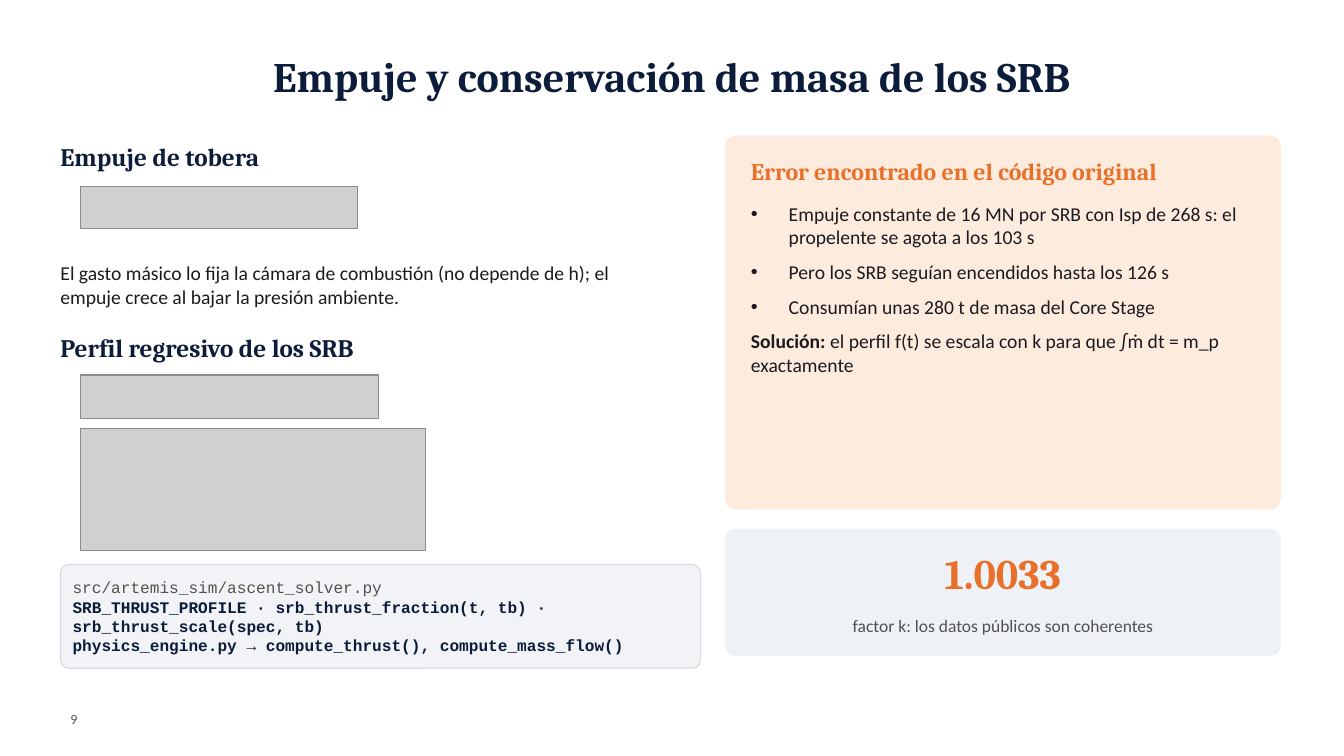
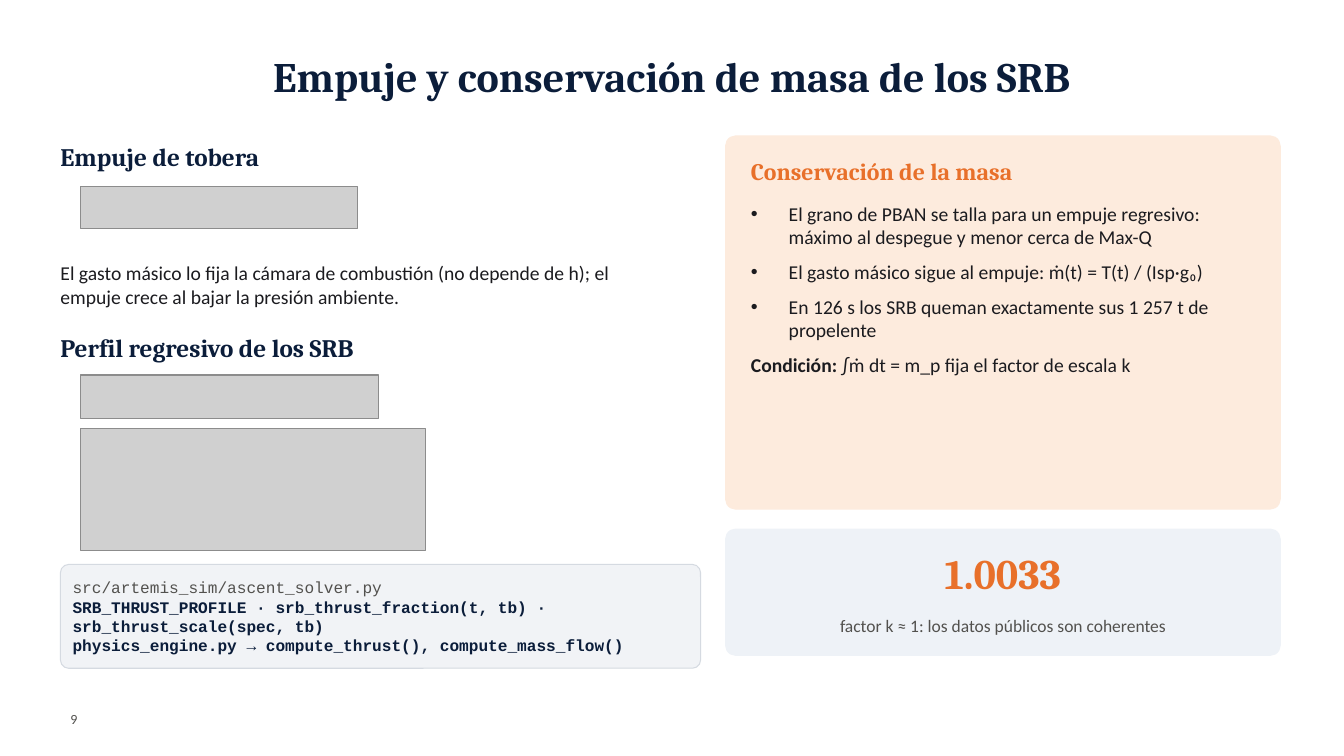
Before and after one commit to Mayday3003/ArtemisIV-flight-dynamics, a slide deck: slide 9 of docs/presentation/Artemis_IV_UdeM.pptx. Drawn at 1344x756 pixels with LibreOffice and Linux fonts; fonts in the diff are those of the drawing; grey boxes stand for pictures; background and template pictures are left out. Boxes give left, top, right and bottom in pixels: in the first picture for what was removed or moved away, otherwise in the second. Text is boxed around its words. In the diff, an @@ line names an element or a change of style, - is before the commit and + after.

```diff
--- a/docs/presentation/Artemis_IV_UdeM.pptx
+++ b/docs/presentation/Artemis_IV_UdeM.pptx
@@ text at [751, 163, 1012, 180]: text changed @@
-Error encontrado en el código original
+Conservación de la masa
@@ text at [751, 207, 1208, 376]: text changed @@
-• Empuje constante de 16 MN por SRB con Isp de 268 s: el propelente se agota a los 103 s
-• Pero los SRB seguían encendidos hasta los 126 s
-• Consumían unas 280 t de masa del Core Stage
-• Solución: el perfil f(t) se escala con k para que ∫ṁ dt = m_p exactamente
+• El grano de PBAN se talla para un empuje regresivo: máximo al despegue y menor cerca de Max-Q
+• El gasto másico sigue al empuje: ṁ(t) = T(t) / (Isp·g₀)
+• En 126 s los SRB queman exactamente sus 1 257 t de propelente
+• Condición: ∫ṁ dt = m_p fija el factor de escala k
@@ text at [840, 620, 1166, 635]: text changed @@
-factor k: los datos públicos son coherentes
+factor k ≈ 1: los datos públicos son coherentes
```
Also in this commit, not shown: 4 other slides changed, 1 slide added, 2 slides removed, 2 other files.
